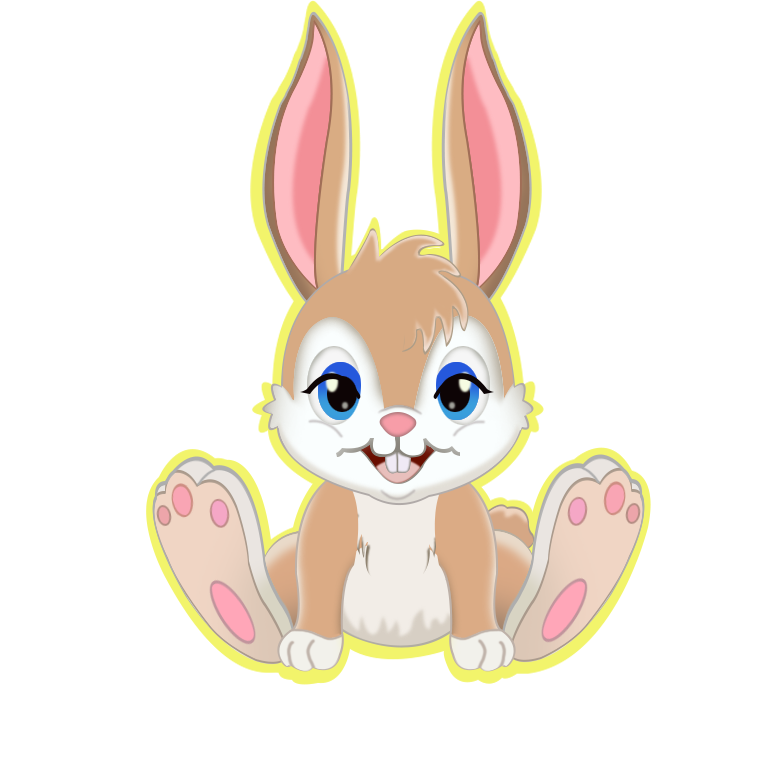
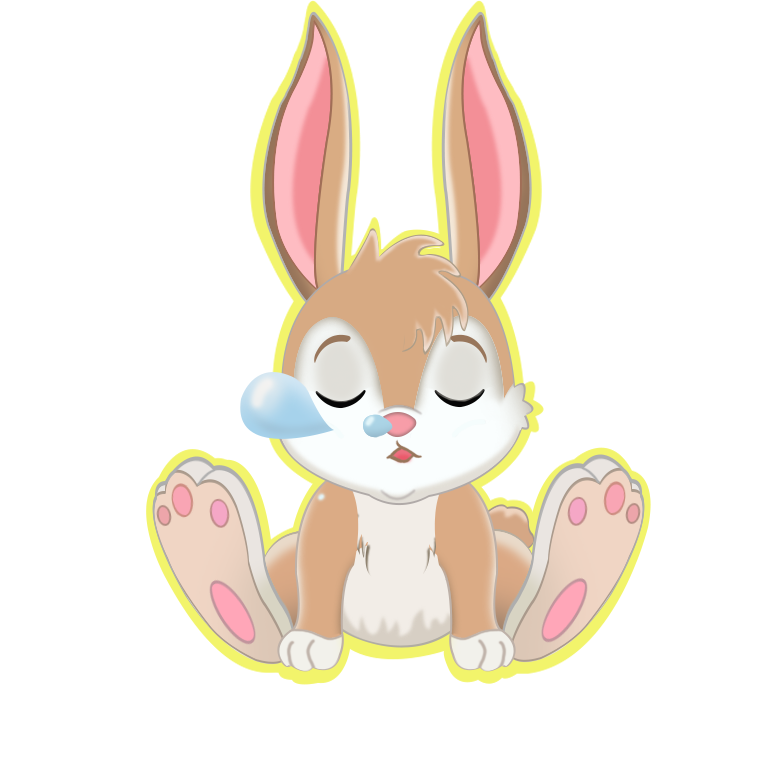
Revision of a layered w=782, h=782 image; what changed, layer by layer:
added layer "bong_bóng_to" above "bomg_bóng_bé" over (x1=240, y1=372, x2=334, y2=503)
added layer "bomg_bóng_bé" above "miệng_ngủ" over (x1=363, y1=414, x2=412, y2=439)
added layer "miệng_ngủ" above "mày_ngủ_phải" over (x1=386, y1=439, x2=423, y2=466)
added layer "mày_ngủ_phải" above "mày_ngủ_trái" over (x1=450, y1=334, x2=487, y2=363)
added layer "mày_ngủ_trái" above "Layer 9 copy" over (x1=314, y1=334, x2=351, y2=363)
added layer "Layer 9 copy" above "Layer 9" over (x1=420, y1=326, x2=494, y2=402)
added layer "Layer 9" above "mắt_ngủ_phải" over (x1=293, y1=326, x2=379, y2=403)
added layer "mắt_ngủ_phải" above "mắt_ngủ_trái" over (x1=434, y1=389, x2=485, y2=408)
added layer "mắt_ngủ_trái" above "mũi" over (x1=315, y1=390, x2=366, y2=409)
hid "mắt_nhắm_phải" over (x1=433, y1=373, x2=494, y2=399)
hid "mắt_nhắm_trái" over (x1=300, y1=373, x2=361, y2=399)
hid group "mắt_phải" (5 layers) over (x1=351, y1=326, x2=494, y2=461)
hid group "mắt_trái" (5 layers) over (x1=266, y1=326, x2=446, y2=461)
hid "miệng" over (x1=336, y1=434, x2=460, y2=484)
painted on "mặt" over (x1=307, y1=418, x2=486, y2=439)
